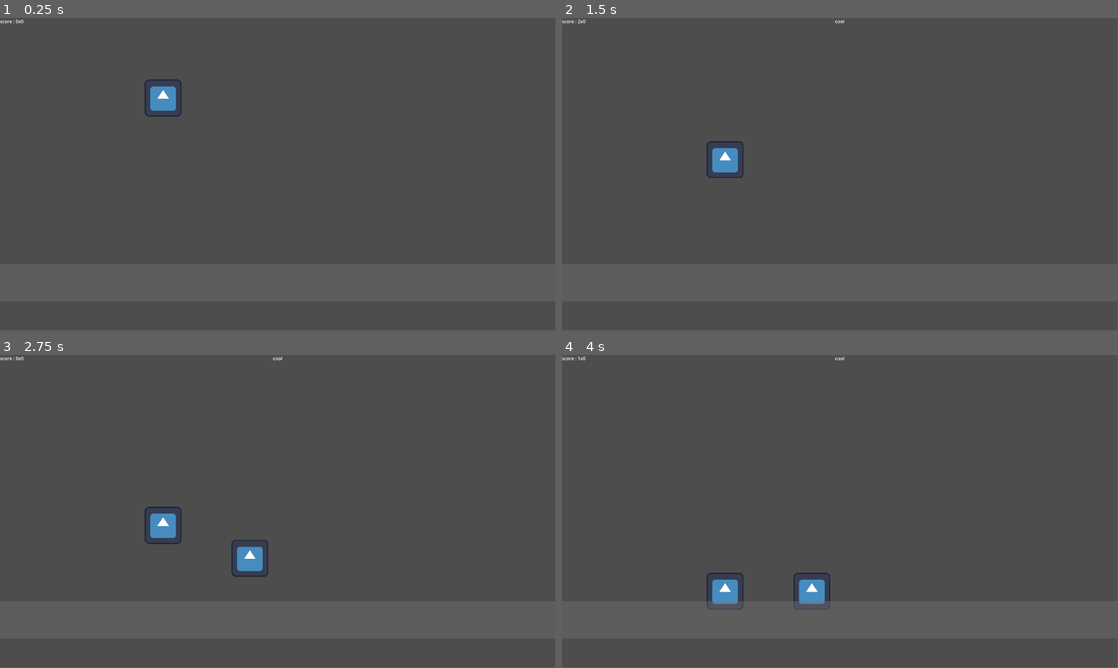
Above: before the commit, frames 1-4 (two rows, left to right).
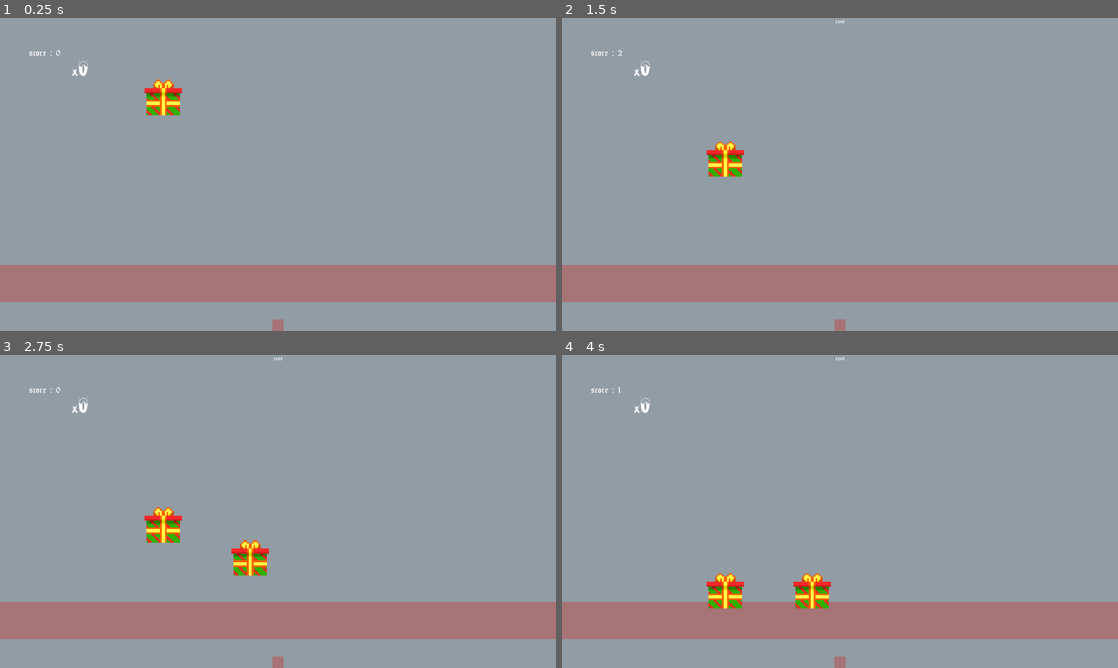
Above: after the commit, the same moments.

Repository: Flocondeglace/GameJamNoel2023
Game: Godot game, scene res://Scenes/game.tscn
The game is run twice, just before and just after one commit, with the same random seed, the same clock (stepped at 60 frames per second) and the same inputs. The engine's default icon, where the game draws it, is replaced by a stand-in: a white triangle on a blue panel in a dark square.
Inputs:
- Up to frame 1 (0.25 s): no input
- Up to frame 2 (1.5 s): tap A (capturera) at 0.6 s; tap , (capturerb) at 1.35 s
- Up to frame 3 (2.75 s): tap P (pop) at 2.1 s
- Up to frame 4 (4 s): tap A (capturera) at 2.85 s; tap , (capturerb) at 3.6 s
In our replay, the window is 799x449 before the commit and 800x450 after it. These sizes can differ from the game's own. Grey fills any space a smaller window leaves; there, only what the larger window draws over its background counts as a difference.

The runs differ from the first frame. In frame 1, 100% of the frame differs, in the area x 0-100%, y 0-100%; in frame 2, 100%; in frame 3, 100%; in frame 4, 100%.

Commit message:
first design

Diff:
--- a/Scenes/game_manager.tscn
+++ b/Scenes/game_manager.tscn
@@ -1,10 +1,42 @@
-[gd_scene load_steps=3 format=3 uid="uid://dmg7cbds21hfh"]
+[gd_scene load_steps=4 format=3 uid="uid://dmg7cbds21hfh"]
 
 [ext_resource type="Script" path="res://Scripts/game_manager.gd" id="1_2lmb7"]
 [ext_resource type="AudioStream" uid="uid://btddci5e432ua" path="res://Musiques/we-wish-you-a-merry-christmas.mp3" id="2_t6yac"]
+[ext_resource type="PackedScene" uid="uid://hkfu5bb684l3" path="res://Scenes/line.tscn" id="3_esgrh"]
 
 [node name="GameManager" type="Node2D"]
 script = ExtResource("1_2lmb7")
+
+[node name="CanvasLayer" type="CanvasLayer" parent="."]
+layer = -1
+follow_viewport_enabled = true
+
+[node name="Line" parent="CanvasLayer" instance=ExtResource("3_esgrh")]
+
+[node name="Control" type="Control" parent="CanvasLayer"]
+layout_mode = 3
+anchors_preset = 7
+anchor_left = 0.5
+anchor_top = 1.0
+anchor_right = 0.5
+anchor_bottom = 1.0
+offset_left = -20.0
+offset_top = -40.0
+offset_right = 20.0
+grow_horizontal = 2
+grow_vertical = 0
+size_flags_horizontal = 3
+size_flags_vertical = 3
+
+[node name="Line" parent="CanvasLayer/Control" instance=ExtResource("3_esgrh")]
+layout_mode = 2
+anchors_preset = 0
+anchor_top = 0.0
+anchor_right = 0.0
+anchor_bottom = 0.0
+offset_top = 0.0
+offset_right = 40.0
+offset_bottom = 40.0
 
 [node name="Timer" type="Timer" parent="."]
 wait_time = 5.0
--- a/Scenes/hud.tscn
+++ b/Scenes/hud.tscn
@@ -1,19 +1,43 @@
-[gd_scene load_steps=3 format=3 uid="uid://8y1a4mxfo4n"]
+[gd_scene load_steps=5 format=3 uid="uid://8y1a4mxfo4n"]
 
 [ext_resource type="Script" path="res://Scripts/hud.gd" id="1_sh4ty"]
 [ext_resource type="PackedScene" uid="uid://hkfu5bb684l3" path="res://Scenes/line.tscn" id="2_nxdrm"]
+[ext_resource type="Theme" uid="uid://c274dx0mi7t8d" path="res://Themes/noel.tres" id="2_uamid"]
+[ext_resource type="LabelSettings" uid="uid://dkex8nougu82e" path="res://Themes/score.tres" id="3_8663k"]
 
 [node name="HUD" type="CanvasLayer"]
+layer = -2
 script = ExtResource("1_sh4ty")
 
-[node name="Point" type="Label" parent="."]
-offset_right = 40.0
-offset_bottom = 23.0
+[node name="Panel" type="ColorRect" parent="."]
+anchors_preset = 15
+anchor_right = 1.0
+anchor_bottom = 1.0
+grow_horizontal = 2
+grow_vertical = 2
+theme = ExtResource("2_uamid")
+color = Color(0.792157, 0.858824, 0.917647, 0.556863)
 
-[node name="Line" parent="." instance=ExtResource("2_nxdrm")]
-color = Color(0.462745, 0.462745, 0.462745, 0.392157)
+[node name="Container" type="VBoxContainer" parent="."]
+offset_left = 100.0
+offset_top = 100.0
+offset_right = 350.0
+offset_bottom = 700.0
+
+[node name="Point" type="Label" parent="Container"]
+visibility_layer = 3
+layout_mode = 2
+label_settings = ExtResource("3_8663k")
+
+[node name="Combo" type="RichTextLabel" parent="Container"]
+custom_minimum_size = Vector2(100, 100)
+layout_mode = 2
+size_flags_horizontal = 8
+theme = ExtResource("2_uamid")
+bbcode_enabled = true
 
 [node name="Comment" type="Label" parent="."]
+visibility_layer = 3
 anchors_preset = 5
 anchor_left = 0.5
 anchor_right = 0.5
@@ -22,3 +46,8 @@
 offset_bottom = 23.0
 grow_horizontal = 2
 horizontal_alignment = 1
+
+[node name="Line" parent="." instance=ExtResource("2_nxdrm")]
+visible = false
+visibility_layer = 3
+color = Color(0.462745, 0.462745, 0.462745, 0.392157)
--- a/Scenes/line.tscn
+++ b/Scenes/line.tscn
@@ -9,4 +9,4 @@
 offset_bottom = -100.0
 grow_horizontal = 2
 grow_vertical = 0
-color = Color(0.462745, 0.462745, 0.462745, 1)
+color = Color(0.713726, 0.321569, 0.321569, 0.556863)
--- a/Scenes/note.tscn
+++ b/Scenes/note.tscn
@@ -1,6 +1,6 @@
 [gd_scene load_steps=3 format=3 uid="uid://43ke8i3ukb4m"]
 
-[ext_resource type="Texture2D" uid="uid://cn8ldcfpxbh1" path="res://icon.svg" id="1_16ida"]
+[ext_resource type="Texture2D" uid="uid://6o4yvqodo0mc" path="res://Images/cadeau_decoup.png" id="1_b0biy"]
 [ext_resource type="Script" path="res://Scripts/note.gd" id="2_teufd"]
 
 [node name="Note" type="TextureRect"]
@@ -15,6 +15,7 @@
 offset_bottom = 64.0
 grow_horizontal = 2
 grow_vertical = 2
-texture = ExtResource("1_16ida")
+texture = ExtResource("1_b0biy")
+expand_mode = 2
 stretch_mode = 4
 script = ExtResource("2_teufd")
--- a/Scripts/game_manager.gd
+++ b/Scripts/game_manager.gd
@@ -19,8 +19,12 @@
 
 var nums_touches = {"capturera": 0, "capturerb": 1}
 
+# Dimension
+var lignedim
+
 # Called when the node enters the scene tree for the first time.
 func _ready():
+
 	# Initialiser les listes
 	liste_note = []
 	# Initialiser variables
@@ -29,6 +33,9 @@
 	# Manager
 	audio_manager = get_parent().get_node("./AudioManager")
 	hud = get_parent().get_node("./HUD")
+
+	# Récupérer dimension
+	#lignedim = get_node("CanvasLayer/AspectRatioContainer/Line").get_position()
 
 	# Debut partie
 	start_musique()
@@ -74,10 +81,13 @@
 
 
 func ajouter_note(liste_num):
+	# Récupérer dimension
+	lignedim = get_node("CanvasLayer/Line").get_position()
+
 	var l = []
 	for num in liste_num:
 		var note = note_template.instantiate()
-		note.apparition(num)
+		note.apparition(num,lignedim.y)
 		l.append(note)
 		add_child(note)
 	liste_note.append(l)
--- a/Scripts/hud.gd
+++ b/Scripts/hud.gd
@@ -1,7 +1,8 @@
 extends CanvasLayer
 
 func update_score(score,combo):
-	$Point.text = "score : " + str(score) + "x" + str(combo)
+	$Container/Combo.text = "x" + "[b]" + str(combo) + "[/b]"
+	$Container/Point.text = "score : " + str(score)
 
 func add_comment(texte):
 	$Comment.text = texte
--- a/Scripts/note.gd
+++ b/Scripts/note.gd
@@ -10,19 +10,23 @@
 var x
 var immobile
 var gameManager
+var ligney
 
 func _ready():
 	gameManager = get_parent()
 
 # Called every frame. 'delta' is the elapsed time since the previous frame.
 func _process(delta):
+	#var yecran = get_window().size.y
+	#push_warning(str(yecran) +" liney : " + str(ligney))
 	if (num_touche!=null && !immobile):
-		set_position(position.move_toward(Vector2(x,1500),speed*delta))
-		if (position == Vector2(x,1500)):
+		set_position(position.move_toward(Vector2(x,ligney+228),speed*delta))
+		if (position == Vector2(x,ligney + 228)):
 			gameManager.reset_combo()
 			queue_free()
 
-func apparition(num:int=0):
+func apparition(num:int=0,liney:int=788):
+	ligney=liney
 	immobile = false;
 	#Timer
 	timer_descente = Timer.new()
@@ -36,7 +40,8 @@
 	x = 500 + num_touche * 300
 	pos_depart = Vector2(x,0)
 	set_position(pos_depart)
-	pos_objectif = Vector2(x,852)#-(128/2))
+	pos_objectif = Vector2(x,liney)#-(128/2))
+	#pos_objectif = Vector2(x,788)
 	speed = (pos_objectif - pos_depart).length()
 	timer_descente.set_autostart(true)
 
--- /dev/null
+++ b/Themes/combo.tres
@@ -0,0 +1,7 @@
+[gd_resource type="LabelSettings" load_steps=2 format=3 uid="uid://cshkvakk5pc6b"]
+
+[ext_resource type="FontFile" uid="uid://dlfci552vb3lm" path="res://Fonts/pwhappychristmas/PWHappyChristmas.ttf" id="1_j65tb"]
+
+[resource]
+font = ExtResource("1_j65tb")
+font_size = 64
--- /dev/null
+++ b/Themes/noel.tres
@@ -0,0 +1,10 @@
+[gd_resource type="Theme" load_steps=2 format=3 uid="uid://c274dx0mi7t8d"]
+
+[ext_resource type="FontFile" uid="uid://dlfci552vb3lm" path="res://Fonts/pwhappychristmas/PWHappyChristmas.ttf" id="1_pqaq2"]
+
+[resource]
+default_font = ExtResource("1_pqaq2")
+default_font_size = 32
+RichTextLabel/font_sizes/bold_font_size = 64
+RichTextLabel/fonts/bold_font = ExtResource("1_pqaq2")
+RichTextLabel/fonts/normal_font = ExtResource("1_pqaq2")
--- /dev/null
+++ b/Themes/score.tres
@@ -0,0 +1,7 @@
+[gd_resource type="LabelSettings" load_steps=2 format=3 uid="uid://dkex8nougu82e"]
+
+[ext_resource type="FontFile" uid="uid://b04juxfacyin3" path="res://Fonts/cloister_black/CloisterBlack.ttf" id="1_fgv1c"]
+
+[resource]
+font = ExtResource("1_fgv1c")
+font_size = 32
--- a/project.godot
+++ b/project.godot
@@ -20,6 +20,8 @@
 
 window/size/viewport_width=1920
 window/size/viewport_height=1080
+window/stretch/mode="viewport"
+window/stretch/aspect="expand"
 
 [input]
 
Binary file added: Fonts/cloister_black/CloisterBlack.ttf
Not shown, added: Fonts/cloister_black/CloisterBlack.ttf.import
Binary file added: Fonts/pwhappychristmas/PWHappyChristmas.ttf
Not shown, added: Fonts/pwhappychristmas/PWHappyChristmas.ttf.import
Binary file added: Images/cadeau.png
Not shown, added: Images/cadeau.png.import
Binary file added: Images/cadeau_decoup.png
Not shown, added: Images/cadeau_decoup.png.import
